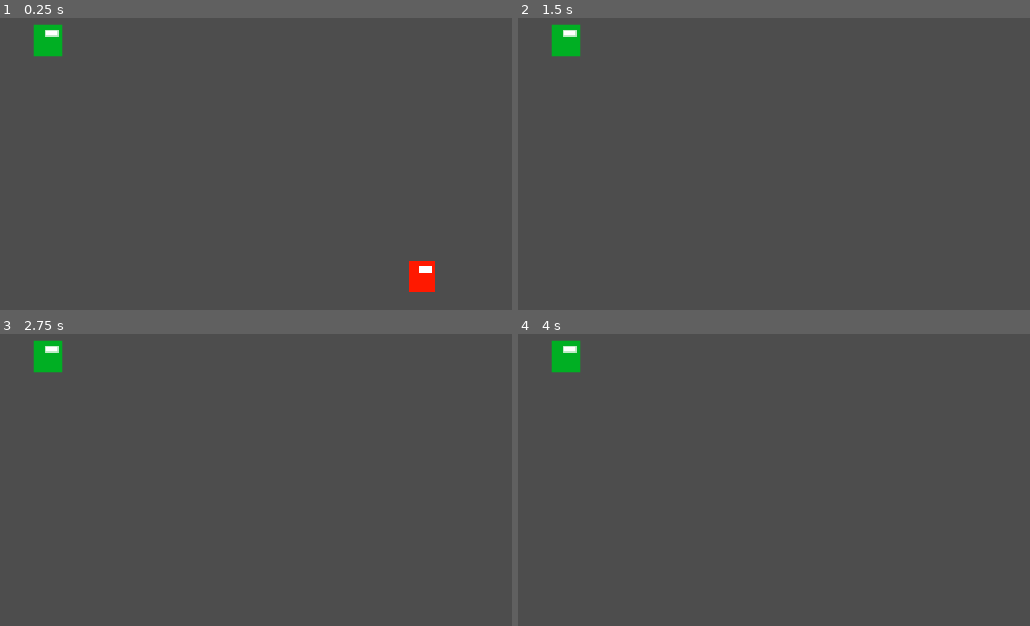
Above: before the commit, frames 1-4 (two rows, left to right).
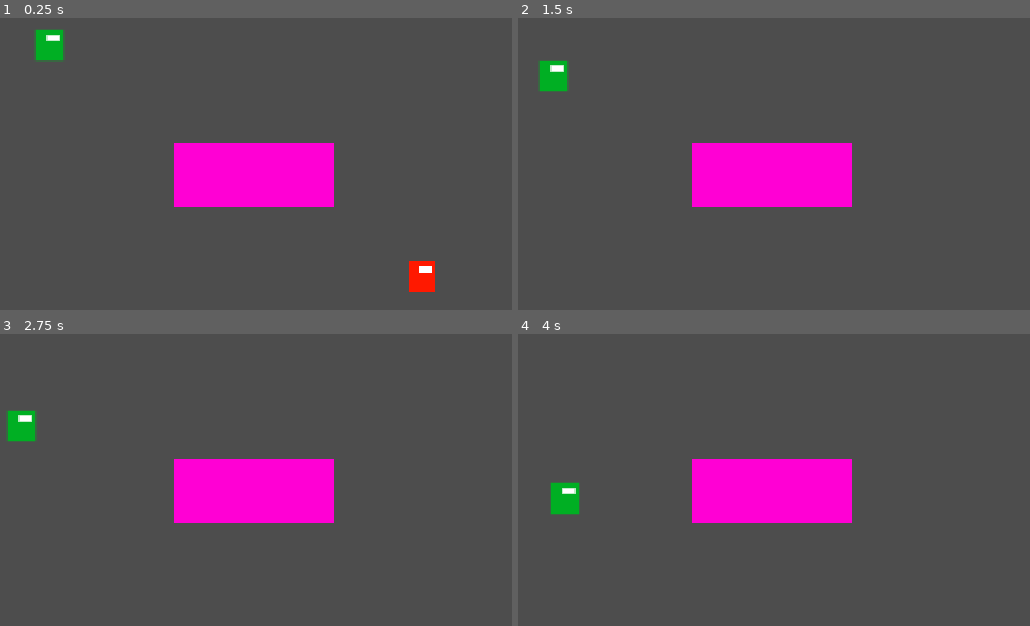
Above: after the commit, the same moments.

Repository: Sfafg/Dr.-Sudra
Game: Godot game, scene res://Scenes/TestScene.tscn
Same seed, same stepped clock (60 frames per second), same inputs: the game is played once before the commit and once after it. This scene is started directly instead of the project's main scene.
Inputs:
- Up to frame 1 (0.25 s): no input
- Up to frame 2 (1.5 s): tap Enter (ui_accept) at 0.5, 0.77 s; hold D (right) 0.53-1.28 s; hold S (down) from 1.28 s (still down)
- Up to frame 3 (2.75 s): tap Enter (ui_accept) at 1.52, 2 s; release S (down) at 2.03 s; hold D (right) from 2.03 s (still down)
- Up to frame 4 (4 s): release D (right) at 2.78 s; hold W (up) 2.78-3.53 s; tap Enter (ui_accept) at 3.02, 3.77 s; hold A (left) from 3.53 s (still down)

The runs differ from the first frame. In frame 1, 7.3% of the frame differs, in the area x 6-66%, y 2-65%; in frame 2, 8.2%; in frame 3, 8.2%; in frame 4, 8.2%.

Commit message:
prymitywne AI wrogów

Diff:
--- a/Scenes/TestScene.tscn
+++ b/Scenes/TestScene.tscn
@@ -1,12 +1,16 @@
-[gd_scene load_steps=6 format=3 uid="uid://dliyyqiewyctv"]
+[gd_scene load_steps=8 format=3 uid="uid://dliyyqiewyctv"]
 
 [ext_resource type="Script" path="res://Scripts/Movement.gd" id="1_72x7h"]
 [ext_resource type="Texture2D" uid="uid://2p0g6ccif46g" path="res://PlaceholderArt/Character.png" id="2_qv1ff"]
 [ext_resource type="Script" path="res://Scripts/Enemy.gd" id="3_5tsm1"]
 [ext_resource type="Texture2D" uid="uid://dpc0aawryfgpw" path="res://PlaceholderArt/Enemy.png" id="4_61w3r"]
+[ext_resource type="Texture2D" uid="uid://dgspwpaoea3qa" path="res://PlaceholderArt/Wall.png" id="5_k4qdf"]
 
 [sub_resource type="RectangleShape2D" id="RectangleShape2D_cx4dn"]
 size = Vector2(18.698, 27.4899)
+
+[sub_resource type="RectangleShape2D" id="RectangleShape2D_yygqg"]
+size = Vector2(32.05, 30.555)
 
 [node name="TestScene" type="Node2D"]
 
@@ -33,6 +37,9 @@
 collision_layer = 2
 script = ExtResource("3_5tsm1")
 
+[node name="RayCast2D" type="RayCast2D" parent="Enemy"]
+target_position = Vector2(300, 0)
+
 [node name="Sprite2D" type="Sprite2D" parent="Enemy"]
 scale = Vector2(1.46673, 1.12769)
 texture = ExtResource("4_61w3r")
@@ -40,3 +47,13 @@
 [node name="CollisionShape2D" type="CollisionShape2D" parent="Enemy"]
 scale = Vector2(1.46673, 1.12769)
 shape = SubResource("RectangleShape2D_cx4dn")
+
+[node name="StaticBody2D" type="StaticBody2D" parent="."]
+position = Vector2(542, 465)
+scale = Vector2(5, 2)
+
+[node name="CollisionShape2D" type="CollisionShape2D" parent="StaticBody2D"]
+shape = SubResource("RectangleShape2D_yygqg")
+
+[node name="Sprite2D" type="Sprite2D" parent="StaticBody2D"]
+texture = ExtResource("5_k4qdf")
--- a/Scripts/Enemy.gd
+++ b/Scripts/Enemy.gd
@@ -1,9 +1,30 @@
-extends Node
+extends CharacterBody2D
 
+enum State{IDLE = 1, ATTACK = 2}
+var current_state = State.IDLE
+@onready var ray_cast = $RayCast2D
+@onready var player = $"../Player"
 
 func _ready() -> void:
 	pass
 
 
 func _process(delta: float) -> void:
-	pass
+	# Jeżeli widzisz gracza to zmień stan na atak.
+	ray_cast.target_position = player.position - position
+
+	var sees_player = ray_cast.get_collider() == player
+	if  sees_player and current_state == State.IDLE:
+		current_state = State.ATTACK
+	elif !sees_player and current_state == State.ATTACK:
+		current_state = State.IDLE
+		velocity *= 0.5
+
+	match current_state:
+		State.IDLE:
+			velocity += Vector2(randf_range(-10,10),randf_range(-10,10))
+
+		State.ATTACK:
+			velocity = Vector2(player.position - position).normalized() * 250
+
+	move_and_slide()
--- a/Scripts/StateMachine.gd
+++ /dev/null
@@ -1,11 +0,0 @@
-extends Node
-
-
-# Called when the node enters the scene tree for the first time.
-func _ready() -> void:
-	pass # Replace with function body.
-
-
-# Called every frame. 'delta' is the elapsed time since the previous frame.
-func _process(delta: float) -> void:
-	pass
Binary file added: PlaceholderArt/Wall.png
Not shown, added: PlaceholderArt/Wall.png.import
